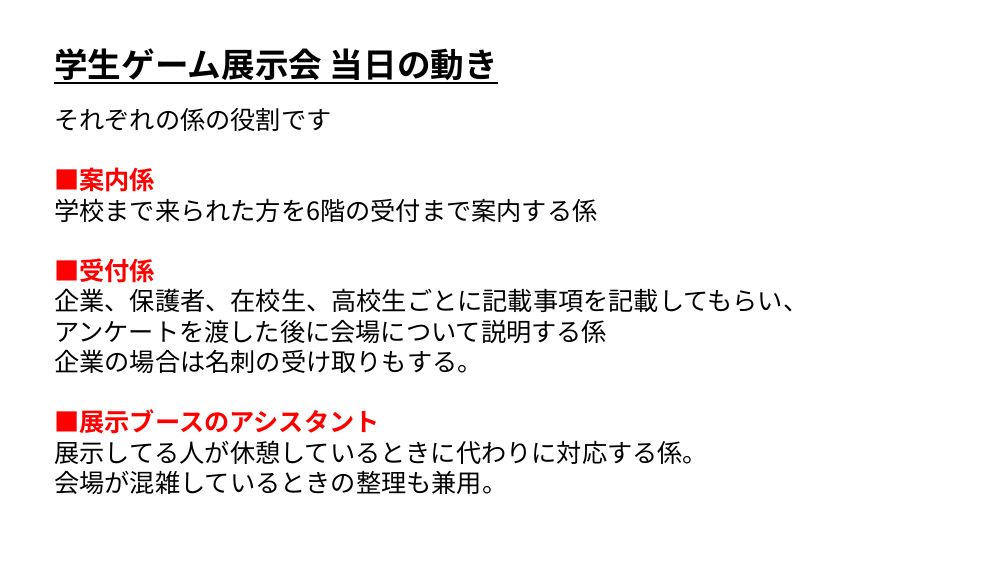
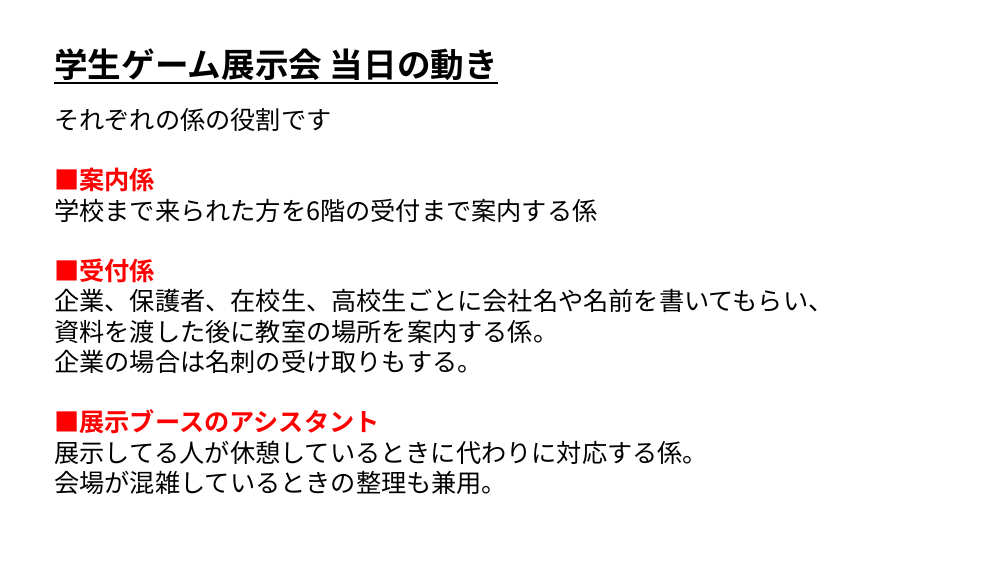
Before and after one commit to ArakiYusuke-Ohara/Textbook, a slide deck: slide 10 of その他/ゲーム展示会/学生ゲーム展示会について.pptx (slide 9 before the commit). Drawn at 1008x567 pixels with LibreOffice and Linux fonts; fonts in the diff are those of the drawing. Boxes give left, top, right and bottom in pixels: in the first picture for what was removed or moved away, otherwise in the second. Text is boxed around its words. In the diff, an @@ line names an element or a change of style, - is before the commit and + after.

```diff
--- a/その他/ゲーム展示会/学生ゲーム展示会について.pptx
+++ b/その他/ゲーム展示会/学生ゲーム展示会について.pptx
@@ text at (54,288,833,343): text changed @@
-企業、保護者、在校生、高校生ごとに記載事項を記載してもらい、
-アンケートを渡した後に会場について説明する係
+企業、保護者、在校生、高校生ごとに会社名や名前を書いてもらい、
+資料を渡した後に教室の場所を案内する係。
```
Also in this commit, not shown: 1 other slide changed, 2 slides added, 1 other file.
